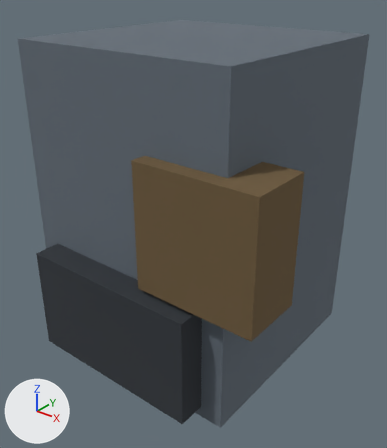
Renders of the FBX model assets/3d/export/pc_k9_upper_leg.fbx from each side of a commit.
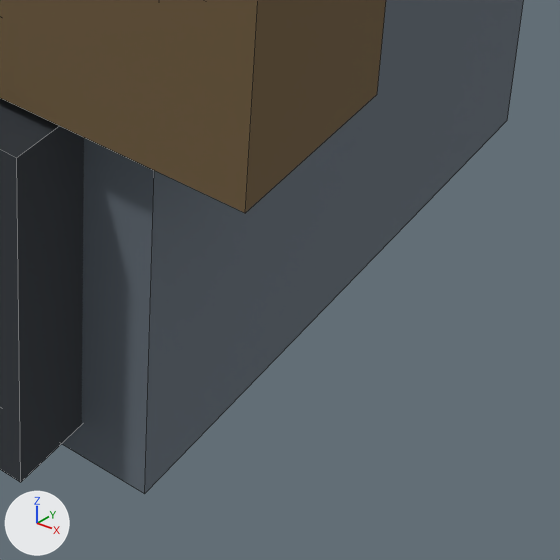
Each version appears first whole from a 50 mm camera at (1.37, -1.74, 0.94) aimed at (0.04, -0.08, -0.1), and next in a close-up on the part from 45% to 90% of the width and 62% to 100% of the height. Every picture has the same lights, and +X, +Y and +Z are marked at lower left. The last two pictures show the newer version. The close-ups show mesh edges as thin lines.

Names of what the first close-up shows: 'pc_k9_upper_leg'.
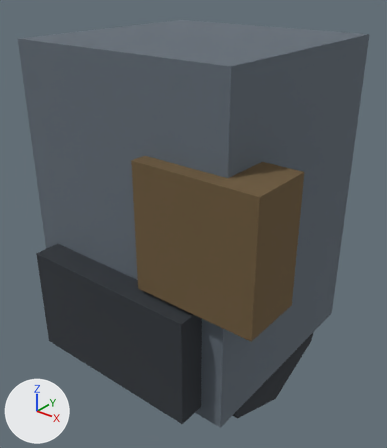
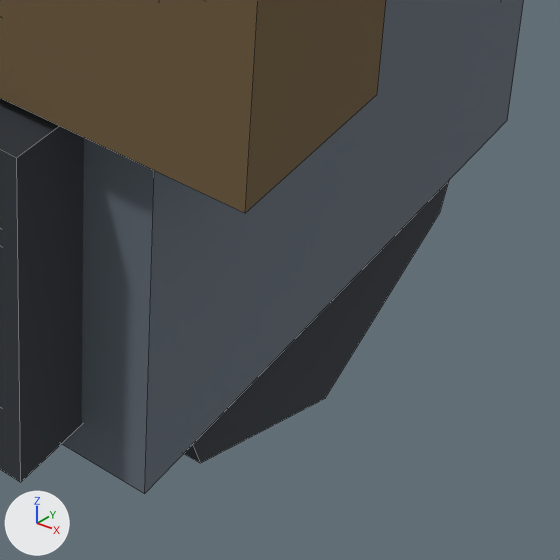
Changed parts and their boxes [x1, y1, x2, y2] in the close-ups (560 x 560 px):
part 1 of me_pc_k9_upper_leg, added
    after: [184, 181, 449, 463]

The edits, one by one:
me_pc_k9_upper_leg is used by ob_pc_k9_upper_leg; location (0.0, 0.0, 0.0).
me_pc_k9_upper_leg had 24 vertices, 18 faces and spanned x -0.495..0.65, y -0.6..0.485, z -0.68..0.68.
me_pc_k9_upper_leg now has 40 vertices, 28 faces and spans x -0.495..0.65, y -0.6..0.485, z -0.91..0.68.
me_pc_k9_upper_leg part 1: a new loose piece, an 8-sided cylinder along x spanning x -0.47..0.47, y -0.46..0.46, z -0.91..0.01, in mat_palette (picture img_palette_png).
